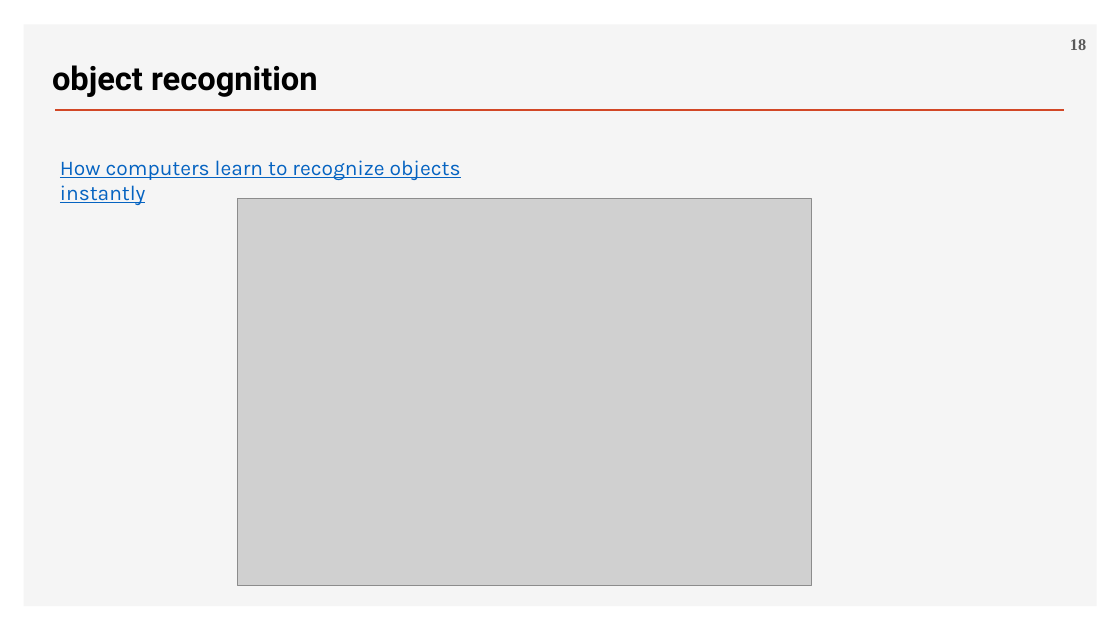
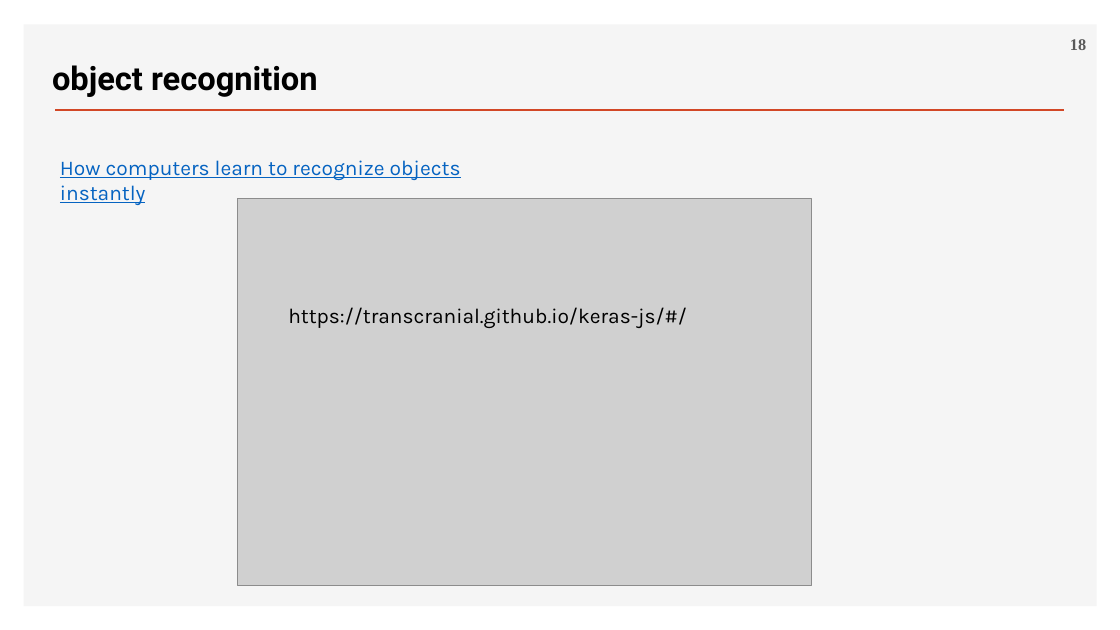
Before and after one commit to ancestor9/2026_Fall_Deep-Learning-with-Python, a slide deck: slide 18 of Chapter 01 What is deep learning.pptx. Drawn at 1120x630 pixels with LibreOffice and Linux fonts; fonts in the diff are those of the drawing; grey boxes stand for pictures; background and template pictures are left out. Boxes give left, top, right and bottom in pixels: in the first picture for what was removed or moved away, otherwise in the second. Text is boxed around its words. In the diff, an @@ line names an element or a change of style, - is before the commit and + after.

```diff
--- a/Chapter 01 What is deep learning.pptx
+++ b/Chapter 01 What is deep learning.pptx
@@ text added at [288, 307, 687, 328], 18 pt, text #000000 @@
+https://transcranial.github.io/keras-js/#/
```
Also in this commit, not shown: 3 other slides changed, 2 slides added.
